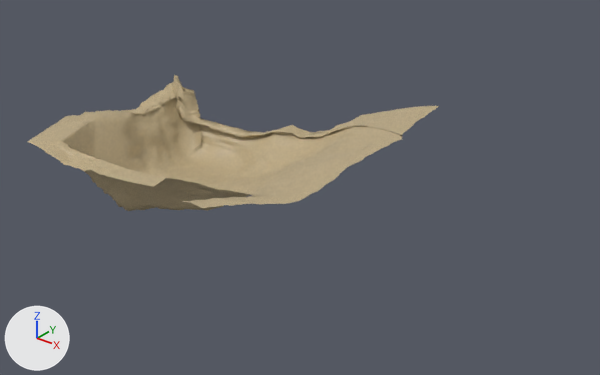
The Blender file underwater_art/terrain.blend: old version first, new version second.
The view is the same before and after, from a camera (50 mm lens) standing at (546.0, -517.0, 333.0) and looking at (127.0, 6.0, 9.0). Every picture has the same lights, and +X, +Y and +Z are marked at lower left.
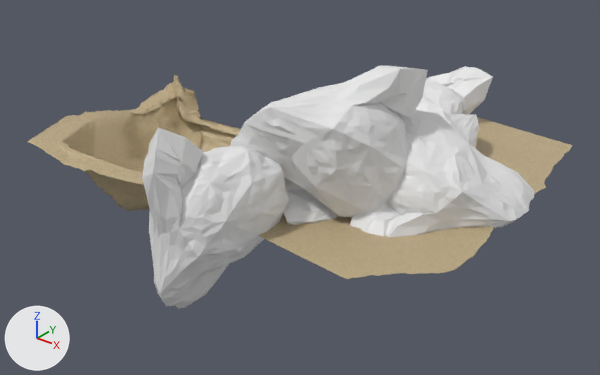
The change in detail:
me_plane_006 is used by ob_plane_006; location (0.0, 0.0, 0.0); scale (-63.3, -63.3, -63.3).
me_plane_006 had 6657 vertices, 6528 faces and spanned x -2.85..2.25, y -3.11..1.84, z -0.6..0.62.
me_plane_006 now has 6722 vertices, 6592 faces and spans x -5.16..2.25, y -3.11..2.05, z -0.6..0.62.
Part 1, on me_plane_006:
6 vertices are added at (-4.95, -1.6, -0.58), (-5.12, 0.49, -0.58), (-5.09, 0.26, -0.58), (-4.47, 1.88, -0.58), (-5.15, 0.73, -0.58), (-5.05, 0.11, -0.58).
42 new vertices lie (-2.31, 0.2, 0.02) away from vertices in x -2.85..-2.07, y -3.11..1.79, z -0.6.
17 new vertices lie (-2.31, 0.21, 0.02) away from vertices in x -2.83..-2.03, y -2.18..1.84, z -0.6.
64 new faces join them.
Mesh me_icosphere_002 is new.
It has 5772 vertices, 5760 faces and spans x -8.38..1.22, y -4.09..2.01, z -1.46..2.83.
Object 'Icosphere.003' (ob_icosphere_003) is new; it shows me_icosphere_002.
Its location is (139.3, 156.2, 64.2).
Its rotation in degrees is (31, 5.3, 265).
Its scale is (-41.0, -41.0, -41.0).

What differs and where, as boxes (x1, y1, x2, y2) in the pictures (600 x 375 px):
'Icosphere.003', added: after (142, 66, 534, 309)
'Plane.006', reshaped (32% wider, 50% taller): before (27, 75, 439, 211); after (27, 75, 573, 279)
part 1 of me_plane_006, added (beige): after (258, 117, 573, 279)
